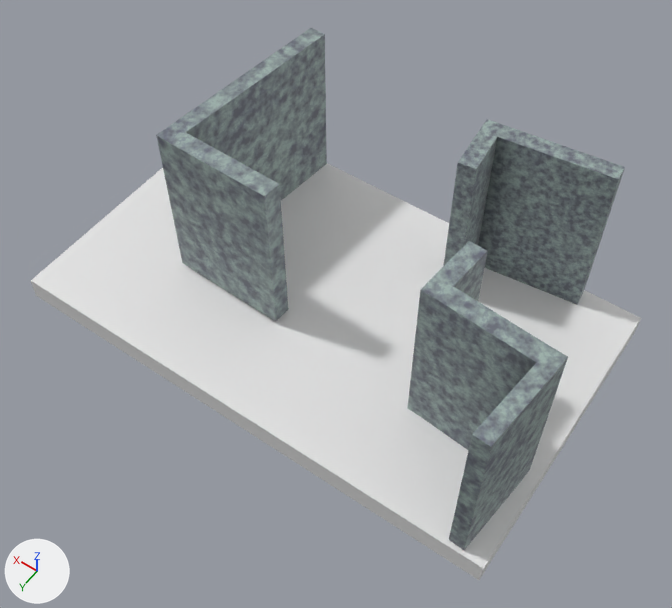
One commit to the FBX model Assets/Models/Roof2.fbx: the scene before it, then after it.
The view is the same before and after, from a 50 mm camera at (-4.48, 8.32, 10.69) aimed at (0.29, 1.65, 0.2). Every picture has the same lights, and +X, +Y and +Z are marked at lower left. The older version comes first. Where no turn or scale is listed for an object, it has been applied to the vertices.

Script lines for the objects in view, before the commit:
```python
me_cube_204 = bpy.data.meshes.new('Cube.204')
me_cube_204.from_pydata(...)  # 60 vertices, 58 faces; spans x -4.04..4.04, y -2.2..2.62, z -0.01..0.37
me_cube_204.materials.append(mat_colorgrid)  # white #e7e7e7
me_cube_229 = bpy.data.meshes.new('Cube.229')
me_cube_229.from_pydata(...)  # 24 vertices, 17 faces; spans x -1.03..0.82, y -1.24..1.14, z -2.14..0.54
me_cube_229.materials.append(mat_wall1)  # picture img_roof2wall1_png
me_cube_241 = bpy.data.meshes.new('Cube.241')
me_cube_241.from_pydata(...)  # 16 vertices, 11 faces; spans x -0.25..1.72, y -0.09..1.13, z -2.13..0.53
me_cube_241.materials.append(mat_wall2)  # picture img_roof2wall2_png
ob_cube_213 = bpy.data.objects.new('Cube.213', me_cube_204)
ob_cube_213.location = (0.72, 0.98, -0.84)
ob_wall1 = bpy.data.objects.new('Wall1', me_cube_229)
ob_wall1.location = (-2.1, 2.36, 1.64)
ob_wall2 = bpy.data.objects.new('Wall2', me_cube_241)
ob_wall2.location = (-2.14, -1.07, 1.65)
# also in view: 'Wall3' at (2.05, 0.43, 0.88)
```
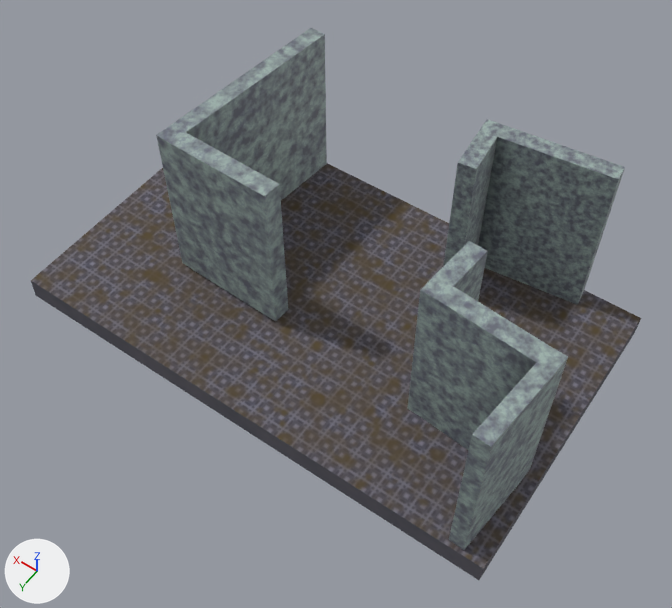
Edits to the bpy script that builds the scene:
```text
Add img_roof2ceiling_png:
    img_roof2ceiling_png = load_image('Roof2Ceiling.png', 'textures/Roof2Ceiling.png', 2048, 2048, 'sRGB')
Add img_roof2_floor_png:
    img_roof2_floor_png = load_image('Roof2 floor.png', 'textures/Roof2 floor.png', 2048, 2048, 'sRGB')
Add mat_ceilingbaked:
    mat_ceilingbaked = principled_material('CeilingBaked')
    mat_ceilingbaked.texture = img_roof2ceiling_png  # with its transparency
    mat_ceilingbaked.roughness = 0.925
Add mat_floorbaked:
    mat_floorbaked = principled_material('FloorBaked')
    mat_floorbaked.texture = img_roof2_floor_png  # with its transparency
    mat_floorbaked.roughness = 0.847
Change me_cube_204:
    where me_cube_204.from_pydata(...)  # 60 vertices, 58 faces; spans x -4.04..4.04, y -2.2..2.62, z -0.01..0.37
    used by ob_cube_213; location = (0.72, 0.98, -0.84)
    me_cube_204 part 1: all 38 faces centred in x -4.03..4.03, y -2.19..2.61, z -0.01..0.19 switch from mat_colorgrid (white #e7e7e7) to mat_ceilingbaked (picture img_roof2ceiling_png)
    me_cube_204 part 2: all 20 faces centred in x -3.22..3.22, y -1.57..2.0, z 0.36..0.37 switch from mat_colorgrid (white #e7e7e7) to mat_floorbaked (picture img_roof2_floor_png)
    me_cube_204 part 3: texture (UV) coordinates of 58 of 58 faces, centred in x -4.03..4.03, y -2.19..2.61, z -0.01..0.37, changed; they spanned u 0.01..0.99, v 0.01..0.75 and now span u 0.05..0.95, v 0.05..0.93
```

What differs and where, as boxes [x1, y1, x2, y2] in the pictures (672 x 608 px):
'Cube.213', recoloured, surface changed (white to grey)
    both: [31, 163, 641, 580]
part 1 of me_cube_204, recoloured
    both: [31, 281, 640, 580]
part 2 of me_cube_204, recoloured (white to grey)
    both: [31, 163, 641, 569]
part 3 of me_cube_204, surface changed (white to grey)
    both: [31, 163, 641, 580]
